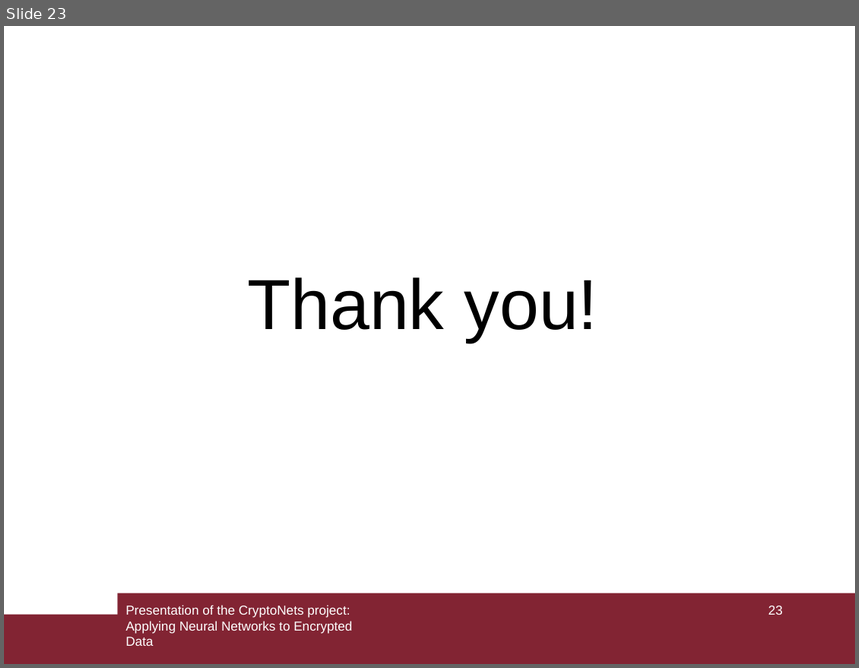
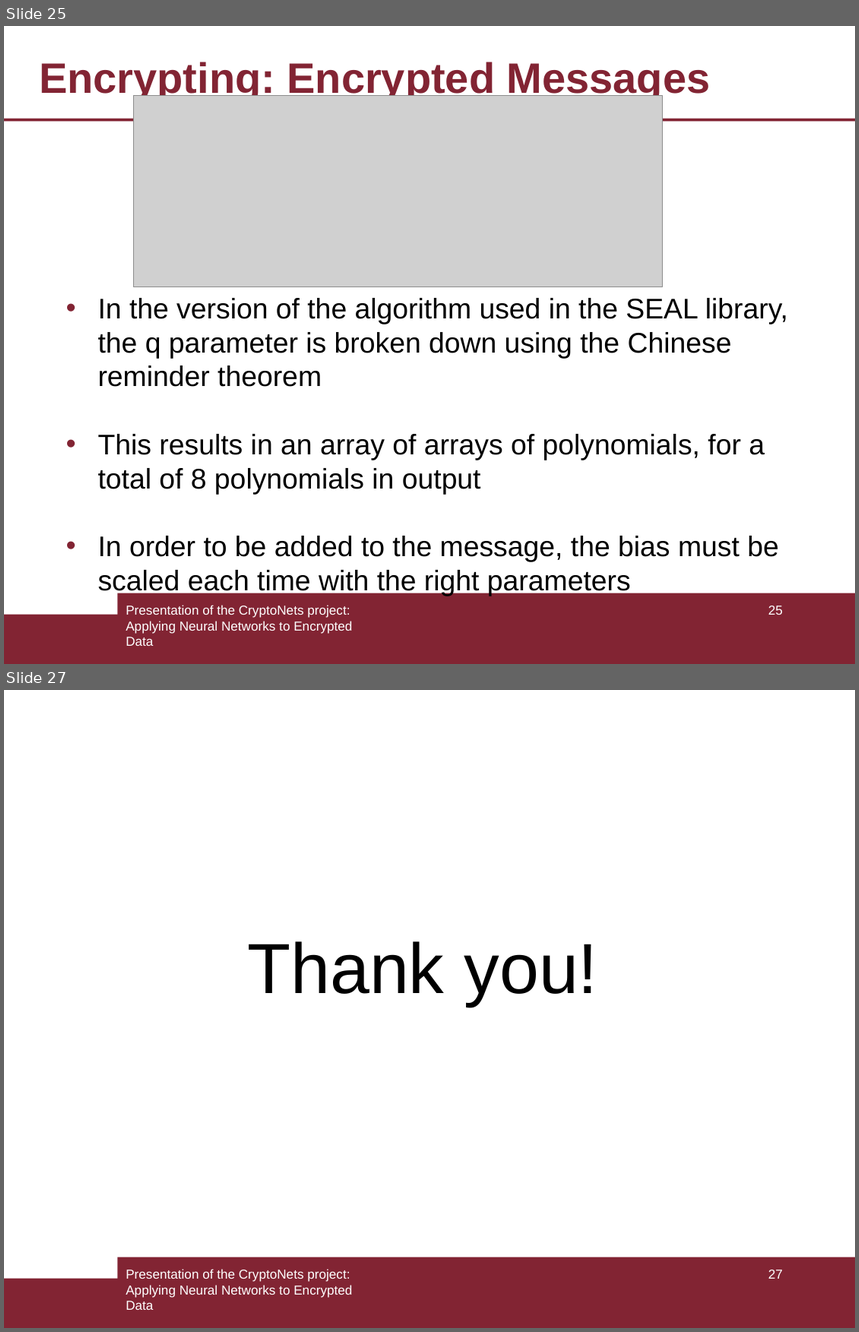
Before and after one commit to armandofln/CryptoNets-with-Python, a slide deck: slides/slide.odp. Shown one above the other, each under a label of ours: slide 23 before the commit, slides 25 and 27 after it; the slides between them are not shown. The pictures are 859x668 and 859x1332 pixels, drawn with LibreOffice and Linux fonts; fonts in the diff are those of the drawing; grey boxes stand for pictures. Boxes give left, top, right and bottom in pixels: in the first picture for what was removed or moved away, otherwise in the second. Text is boxed around its words. In the diff, an @@ line names an element or a change of style, - is before the commit and + after.

```diff
--- a/slides/slide.odp
+++ b/slides/slide.odp
@@ slide 25 added at <box>4,26,855,664</box>, background #FFFFFF; not listed: 2 template elements that a slide beside it also shows @@
@@ title added at <box>39,62,711,100</box>, 36 pt, text #822433, bold @@
+Encrypting: Encrypted Messages
@@ picture added at <box>133,96,662,287</box> @@
@@ line added from (4, 119) to (855, 119), #822433 2.3 pt @@
@@ text added at <box>98,298,788,596</box>, 24 pt, text #000000 @@
+• In the version of the algorithm used in the SEAL library, the q parameter is broken down using the Chinese reminder theorem
+• This results in an array of arrays of polynomials, for a total of 8 polynomials in output
+• In order to be added to the message, the bias must be scaled each time with the right parameters
@@ text added at <box>126,605,352,646</box>, 11 pt, text #FFFFFF @@
+Presentation of the CryptoNets project: Applying Neural Networks to Encrypted Data
@@ page number added at <box>769,606,783,615</box>, 11 pt, text #FFFFFF @@
+25
@@ what was slide 23 is now slide 27 @@
@@ page number at <box>769,1270,783,1279</box>: text changed @@
-23
+27
```
Also in this commit, not shown: 4 slides changed, 5 other slides added, 1 slide removed, 6 other files.
